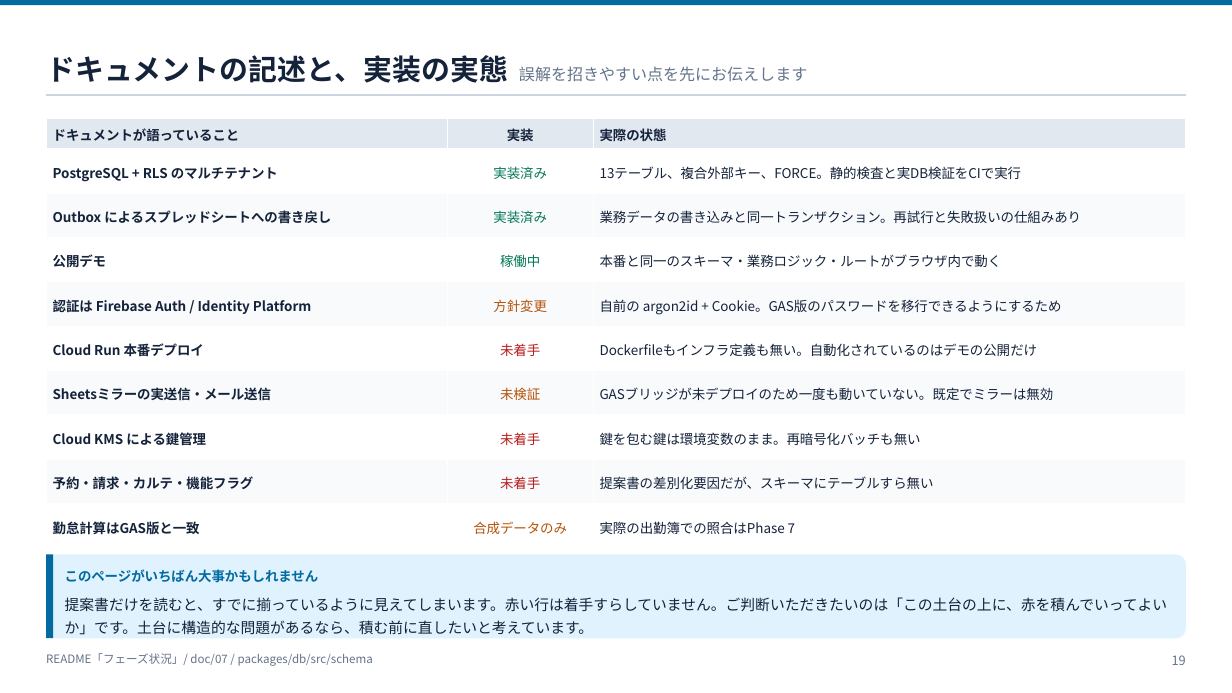
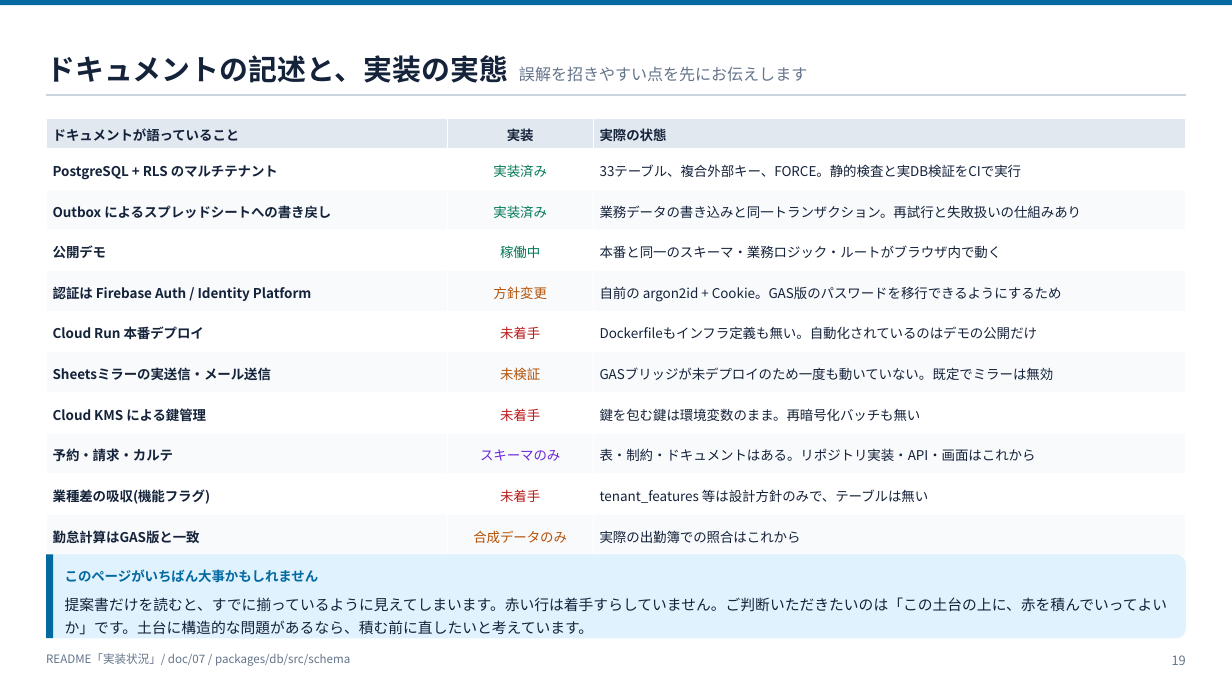
Before and after one commit to ohru131/katahimo-app, a slide deck: slide 19 of doc/13_アーキテクチャ説明資料.pptx. Drawn at 1232x693 pixels with LibreOffice and Linux fonts; fonts in the diff are those of the drawing. Boxes give left, top, right and bottom in pixels: in the first picture for what was removed or moved away, otherwise in the second. Text is boxed around its words. In the diff, an @@ line names an element or a change of style, - is before the commit and + after.

```diff
--- a/doc/13_アーキテクチャ説明資料.pptx
+++ b/doc/13_アーキテクチャ説明資料.pptx
@@ table at (46,118,1186,555) @@
-row 2, column 3: 13テーブル、複合外部キー、FORCE。静的検査と実DB検証をCIで実行
+row 2, column 3: 33テーブル、複合外部キー、FORCE。静的検査と実DB検証をCIで実行
-row 9: 予約・請求・カルテ・機能フラグ | 未着手 | 提案書の差別化要因だが、スキーマにテーブルすら無い
-row 10: 勤怠計算はGAS版と一致 | 合成データのみ | 実際の出勤簿での照合はPhase 7
+row 9: 予約・請求・カルテ | スキーマのみ | 表・制約・ドキュメントはある。リポジトリ実装・API・画面はこれから
+row 10: 業種差の吸収(機能フラグ) | 未着手 | tenant_features 等は設計方針のみで、テーブルは無い
+row 11: 勤怠計算はGAS版と一致 | 合成データのみ | 実際の出勤簿での照合はこれから
@@ text at (46,653,350,666): text changed @@
-README「フェーズ状況」/ doc/07 / packages/db/src/schema
+README「実装状況」/ doc/07 / packages/db/src/schema
```
Also in this commit, not shown: 8 other slides changed, 5 other files.
